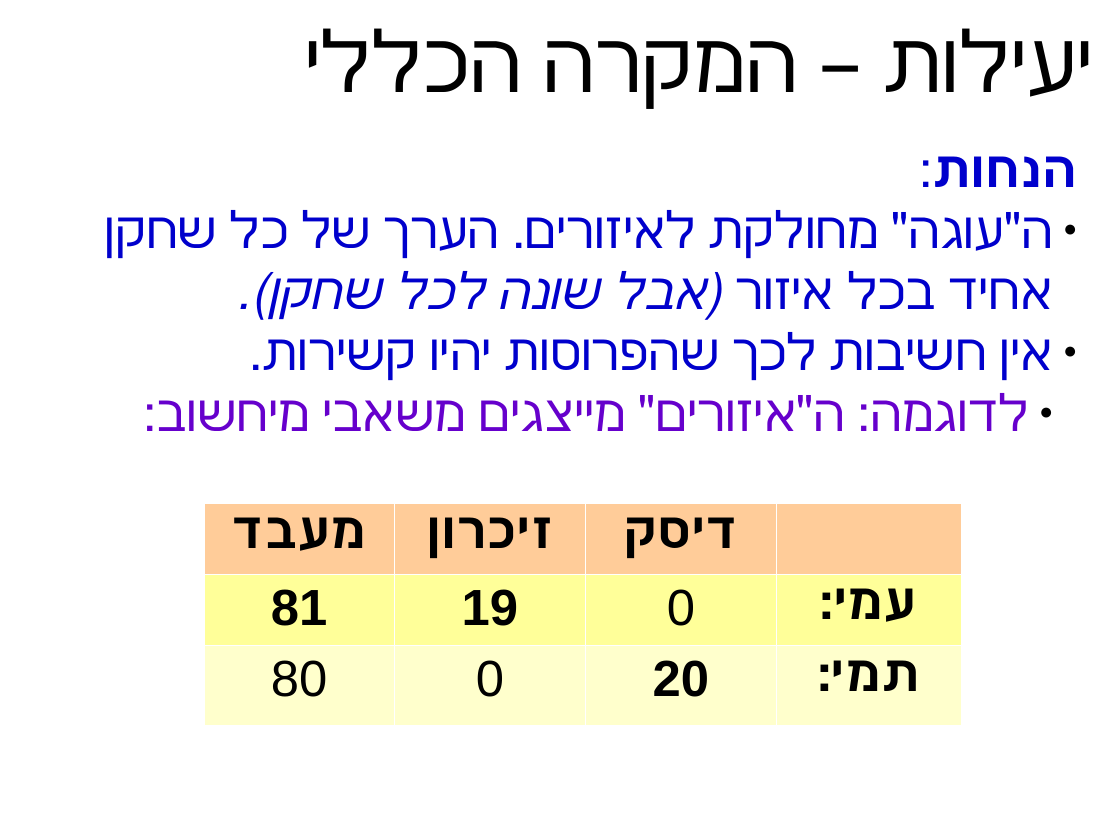
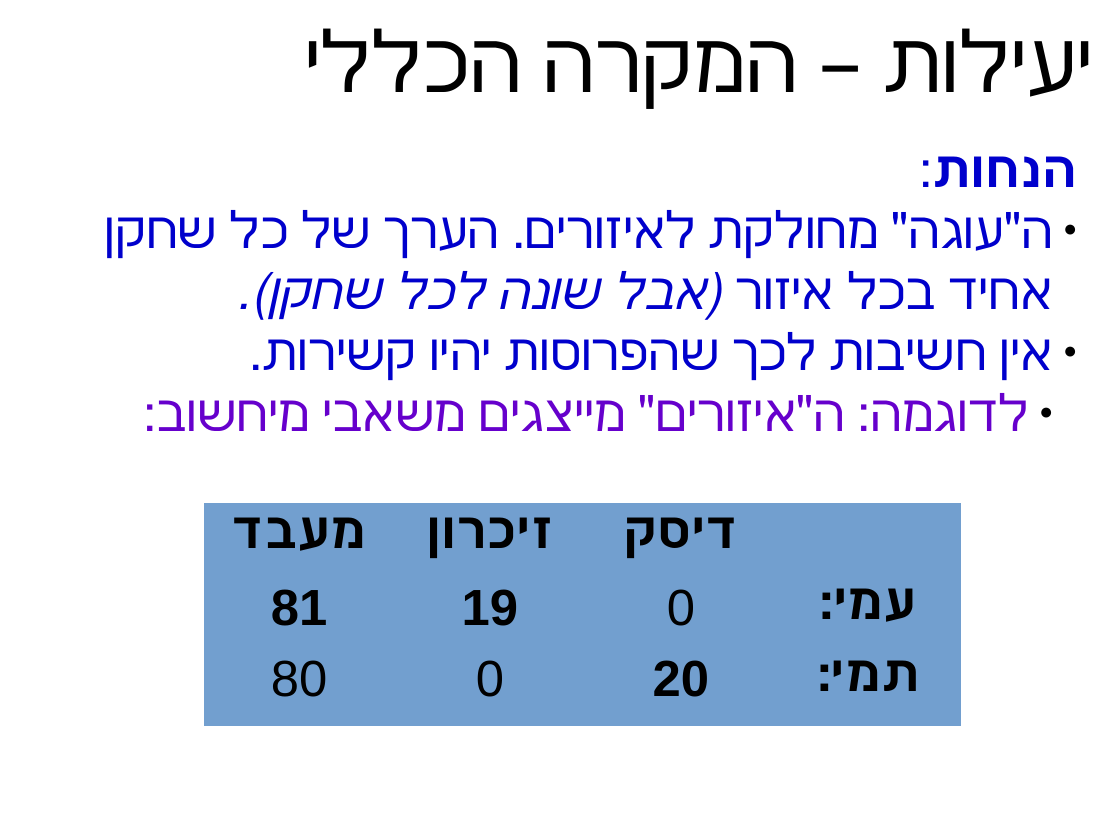
Before and after one commit to erelsgl-at-ariel/algorithms-5780, a slide deck: slide 6 of 02-pareto-efficiency/slides.odp. Drawn at 1120x840 pixels with LibreOffice and Linux fonts; fonts in the diff are those of the drawing. Boxes give left, top, right and bottom in pixels: in the first picture for what was removed or moved away, otherwise in the second. Text is boxed around its words. In the diff, an @@ line names an element or a change of style, - is before the commit and + after.

```diff
--- a/02-pareto-efficiency/slides.odp
+++ b/02-pareto-efficiency/slides.odp
@@ table at box(203, 503, 961, 723) @@
@@ fill #FFCC99 to #729FCF in row 1 @@
@@ fill #FFFF99 to #729FCF in row 2 @@
@@ fill #FFFFCC to #729FCF in row 3 @@
@@ borders changed @@
```
Also in this commit, not shown: 7 other slides changed, 2 slides added, 1 slide removed, 40 other files.
